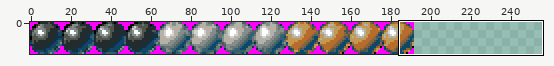
Two versions of one sprite sheet, outline_intro/res/ball_metal.png. Above, an overview of the earlier version with the close-up marked.
Close-up. Old version:
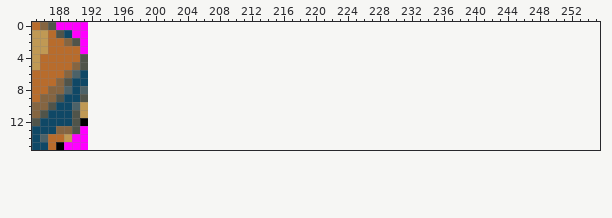
The file is 192x16 pixels. Shown: x 185..255, y 0..15. The old version is drawn lined up with the new one, on the new canvas.
The result:
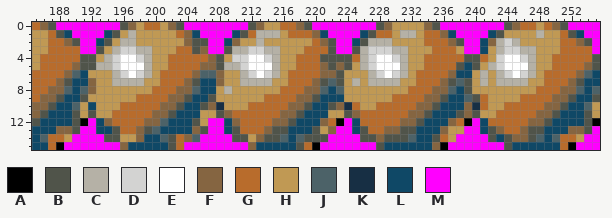
Palette (. is transparent): A #000000  B #50544a  C #b5b1a6  D #d3d3d2  E #ffffff  F #856541  G #b86c2c  H #c09954  J #4c6268  K #172f44  L #0f4866  M #ff00ff
Difference:
canvas 192x16 -> 256x16
Changed rows in their new state; - is an unchanged pixel.
first column x 192:
 0 MMMMBFHGGHFBMMMMMMMMBFHHGGFBMMMMMMMMBFHHHHFBMMMMMMMMBFGGHGFBMMMM
 1 MMLBHCHHHHHGFLMMMMLBGCCCHGGGFLMMMMLBGGHCCHGGFLMMMMLBHHHHCHHGBLMM
 2 MLBHCCHHHHHHFBBMMLFHHCHHHHHHGFBMMLBCCCHHHHGGGFBMMLFCDCHHHHHGGFBM
 3 MBHCDDCCHHHGGBFMMBCCDDCCHHHGGGBMMBCDDDCCHHHGGGHMMLHCDDCCHHHGGGGM
 4 BHCDEEDCHHGGGGGFBHDDEEDCHHGGGBBBBGCDEEDCHHGGGGGBBGHDEEDCHHGGGGGB
 5 BCCDEEECHHGGGGFFBCCDEEECHHGGGFBFBHCDEEECHHGGGGBLBHCDEEECHHGGGGFB
 6 HHHCDEDCHGGGGFJJFHHCDEDCHGGGGFFBHHHCDEDCHGGGGFLLHCHCDEDCHGGGGFJL
 7 FHHCCCCHHGGGFBLLFHHCCCCHHGGGFBJBHCHCCCCHHGGGFBJBHCHCCCCHHGGGFBLL
 8 FHHHHHHHGGGFFJLLHCHHHHHHGGGFFJLJHHHHHHHHGGGFFJLBHHHHHHHHGGGFFJLJ
 9 HHHHHHGGGGFFBLLBHHHHHHGGGGFFBLLLHHHHHHGGGGFFBLLJBGHHHHGGGGFFBLLB
10 LHHHGGGGGFFBLLBFKHHHGGGGGFFBLLBFKGHHGGGGGFFBLLLFKGHHGGGGGFFBLLJH
11 BHHGGGGGFFBLLLHHBFGGGGGGFFBLLLHHBFGGGGGGFFBLLLBFBHHGGGGGFFBLLLBH
12 MLFGGGGFFJLLLBHMMLFGGGGFFBLLLFGAMLGGGGGFFBLLLFGAMLGGGGGFFBLLLLBA
13 MLLBGGFBJLLLLFBMMLBGGGFBBLLLBHFMMLBGGFFBBLLLFHHMMLBFGGFBBLLLFFBM
14 MMBBHHFLLJBGFJMMMMBBHFBBJLJBBBMMMMBBFBBBJLLBGHMMMMBLBFFBJLJGGHMM
15 MMMMFLLLLLBGMMMMMMMMFLLLLLBGAMMMMMMMBLLLLLLFAMMMMMMMBLLLLLLGAMMM
Changed places in both close-ups, as pixel boxes (x1, y1, x2, y2):
added: (88, 22, 600, 150)
